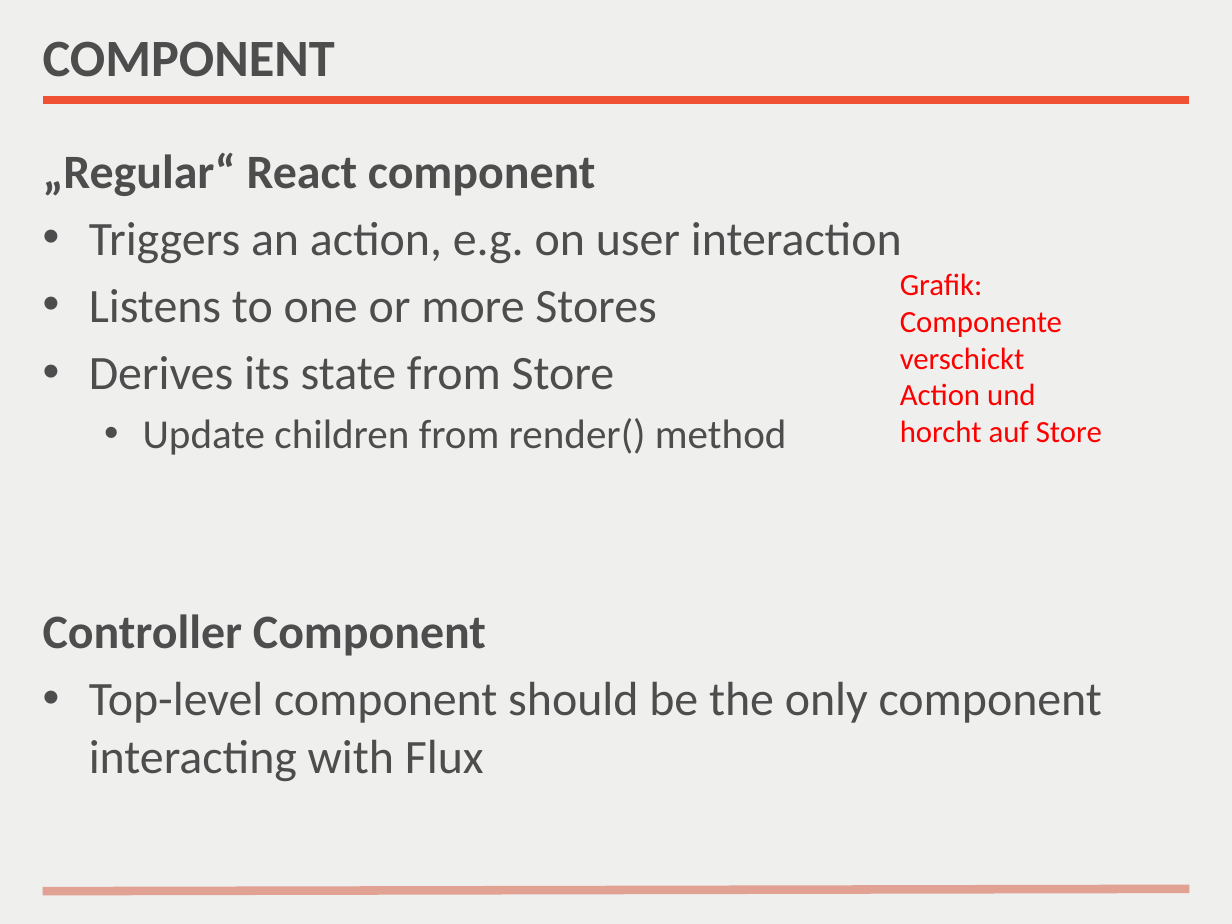
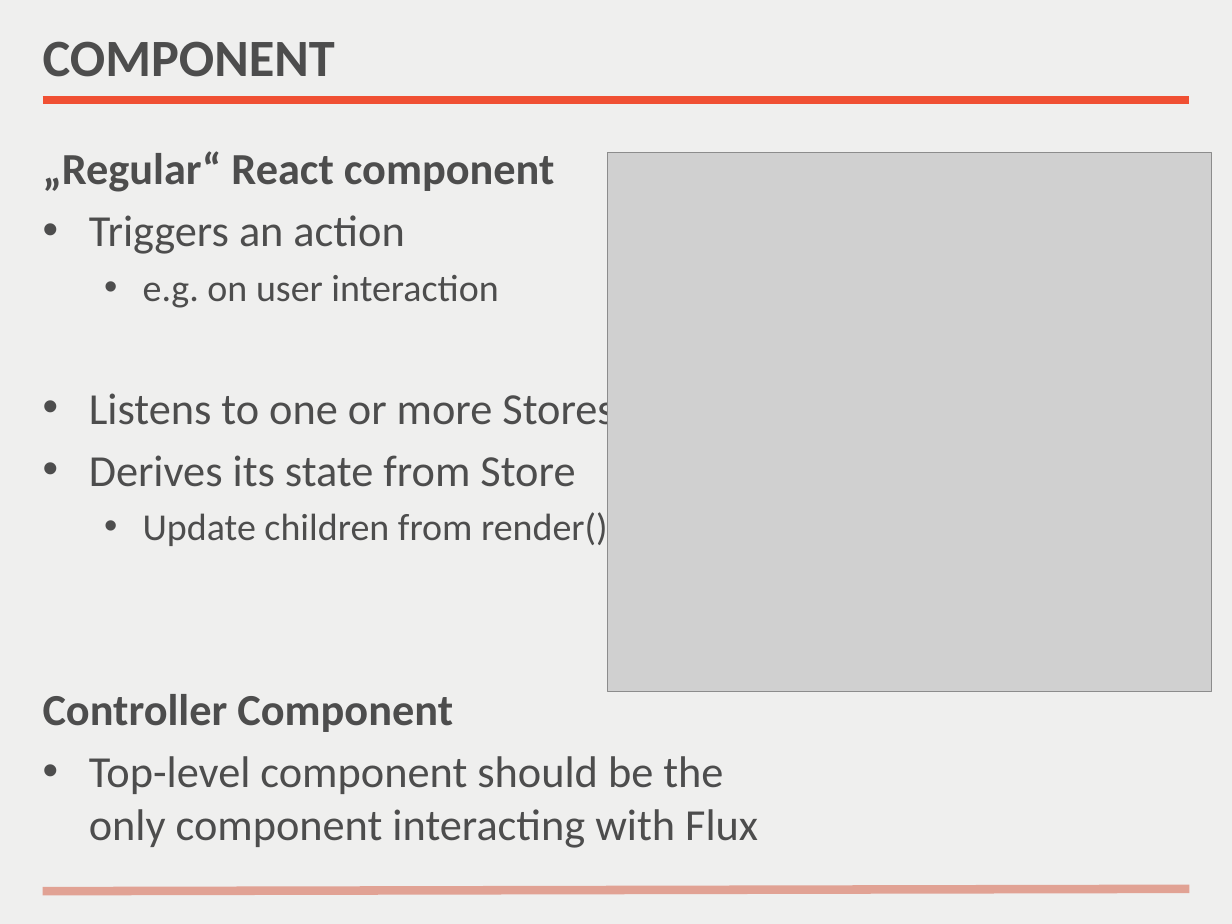
Before and after one commit to nilshartmann/react-meetup-flux, a slide deck: slide 15 of Flux Introduction.pptx. Drawn at 1232x924 pixels with LibreOffice and Linux fonts; fonts in the diff are those of the drawing; grey boxes stand for pictures. Boxes give left, top, right and bottom in pixels: in the first picture for what was removed or moved away, otherwise in the second. Text is boxed around its words. In the diff, an @@ line names an element or a change of style, - is before the commit and + after.

```diff
--- a/Flux Introduction.pptx
+++ b/Flux Introduction.pptx
@@ text at (x1=43, y1=151, x2=758, y2=848): size 28 to 25.9 pt in "„Regular“ React component", "Listens to one or more Stores", "Derives its state from Store", "Controller Component" and 1 more places; size 24 to 22.2 pt in "Update children from render() method" @@
@@ picture added at (x1=607, y1=153, x2=1211, y2=692) @@
@@ text at (x1=89, y1=215, x2=498, y2=308): text changed; size 28 to 22.2 pt @@
-• Triggers an action, e.g. on user interaction
+• Triggers an action
+  • e.g. on user interaction
@@ text removed at (x1=900, y1=273, x2=1102, y2=443) @@
-Grafik: Componente verschickt Action und horcht auf Store
```
Also in this commit, not shown: 3 other slides changed, 1 slide added, 1 slide removed, 1 other file.
